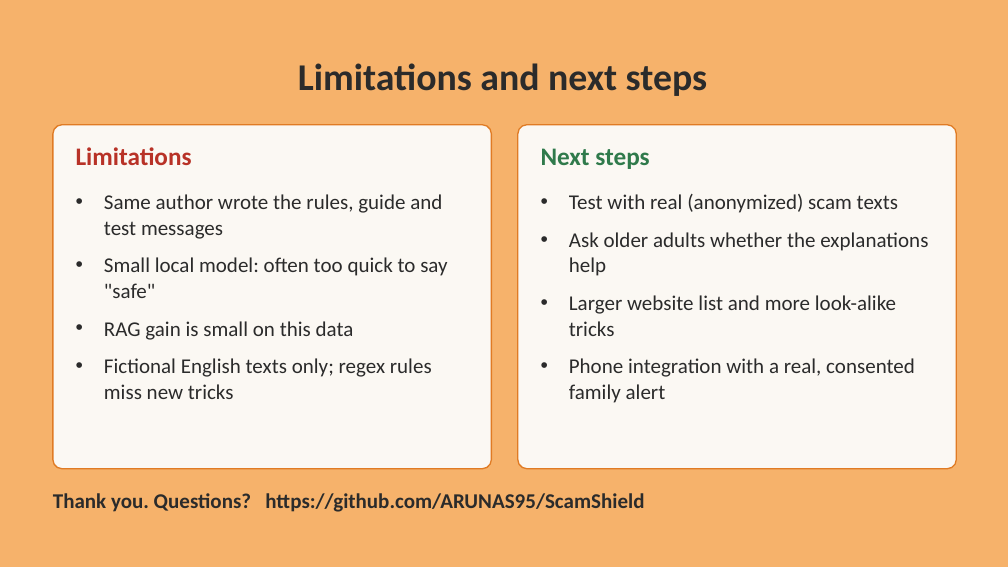
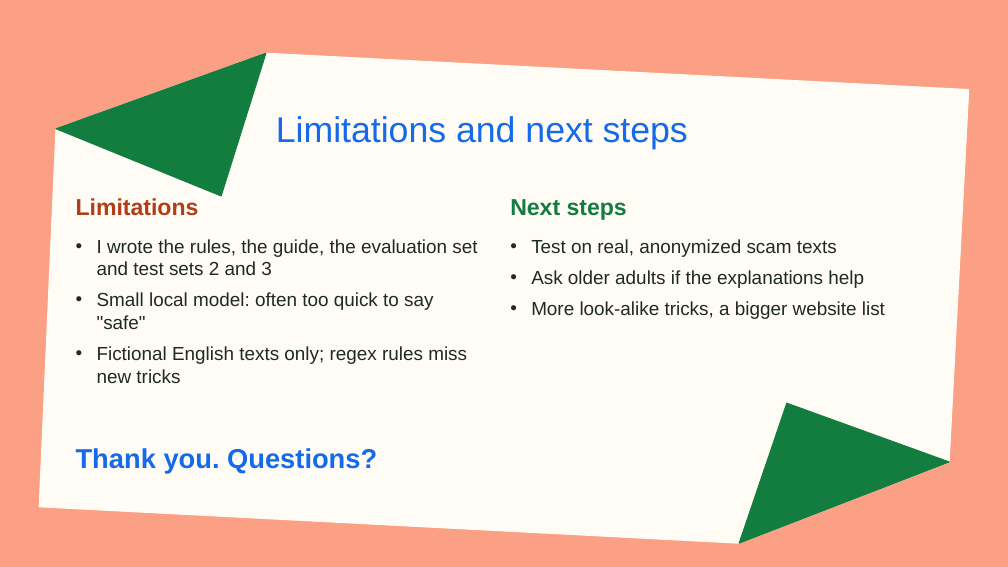
Before and after one commit to ARUNAS95/ScamShield, a slide deck: slide 11 of docs/ScamShield_Presentation.pptx (slide 14 before the commit). Drawn at 1008x567 pixels with LibreOffice and Linux fonts; fonts in the diff are those of the drawing. Boxes give left, top, right and bottom in pixels: in the first picture for what was removed or moved away, otherwise in the second. Text is boxed around its words. In the diff, an @@ line names an element or a change of style, - is before the commit and + after.

```diff
--- a/docs/ScamShield_Presentation.pptx
+++ b/docs/ScamShield_Presentation.pptx
@@ background #F6B26B to #FBA084 @@
@@ freeform shape added at bbox=[39, 53, 969, 543], fill #FFFCF5, outline #FFFCF5 1 pt @@
@@ freeform shape added at bbox=[56, 53, 266, 196], fill #137C3F, outline #137C3F 1 pt @@
@@ text "Limitations and next steps": place and size @@
-text "Limitations and next steps" at bbox=[298, 63, 707, 96]
+text "Limitations and next steps" at bbox=[276, 116, 688, 149]
@@ text "Limitations and next steps" at bbox=[276, 116, 688, 149]: size 36 to 34 pt, font Calibri to Arial, text colour #2B2B2B to #146AEB, bold off; alignment centre to left @@
@@ rounded rectangle removed at bbox=[53, 125, 492, 469] @@
@@ rounded rectangle removed at bbox=[518, 125, 957, 469] @@
@@ text "Limitations": place and size @@
-text "Limitations" at bbox=[76, 147, 192, 165]
+text "Limitations" at bbox=[76, 198, 199, 216]
@@ text "Limitations" at bbox=[76, 198, 199, 216]: size 24 to 22 pt, font Calibri to Arial, text colour #B83227 to #B23E17 @@
@@ text "Next steps": place and size @@
-text "Next steps" at bbox=[541, 148, 649, 169]
+text "Next steps" at bbox=[510, 199, 627, 220]
@@ text "Next steps" at bbox=[510, 199, 627, 220]: size 24 to 22 pt, font Calibri to Arial, text colour #2F7A4B to #137C3F @@
@@ text "I wrote the rules, the ...": place and size @@
-text "I wrote the rules, the ..." at bbox=[104, 194, 447, 399]
+text "I wrote the rules, the ..." at bbox=[97, 239, 477, 383]
@@ text at bbox=[97, 239, 477, 275]: text changed; size 20 to 18 pt; font Calibri to Arial; text colour #2B2B2B to #1E2A22 @@
-• Same author wrote the rules, guide and test messages
+• I wrote the rules, the guide, the evaluation set and test sets 2 and 3
@@ text at bbox=[531, 239, 885, 319]: text changed; size 20 to 18 pt; font Calibri to Arial; text colour #2B2B2B to #1E2A22 @@
-• Test with real (anonymized) scam texts
-• Ask older adults whether the explanations help
-• Larger website list and more look-alike tricks
-• Phone integration with a real, consented family alert
+• Test on real, anonymized scam texts
+• Ask older adults if the explanations help
+• More look-alike tricks, a bigger website list
@@ text at bbox=[97, 292, 467, 383]: size 20 to 18 pt, font Calibri to Arial, text colour #2B2B2B to #1E2A22 in "Small local model: often too quick to ...", "Fictional English texts only; regex rules miss ..."; indent changed; less space between paragraphs @@
@@ text at bbox=[104, 321, 354, 340]: paragraph removed @@
-• RAG gain is small on this data
@@ freeform shape added at bbox=[740, 403, 950, 543], fill #137C3F, outline #137C3F 1 pt @@
@@ text added at bbox=[76, 448, 377, 473], 26 pt, text #146AEB, bold @@
+Thank you. Questions?
@@ text removed at bbox=[53, 493, 644, 512] @@
-Thank you. Questions? https://github.com/ARUNAS95/ScamShield
```
Also in this commit, not shown: 6 other slides changed, 4 slides added, 7 slides removed, 1 other file.
